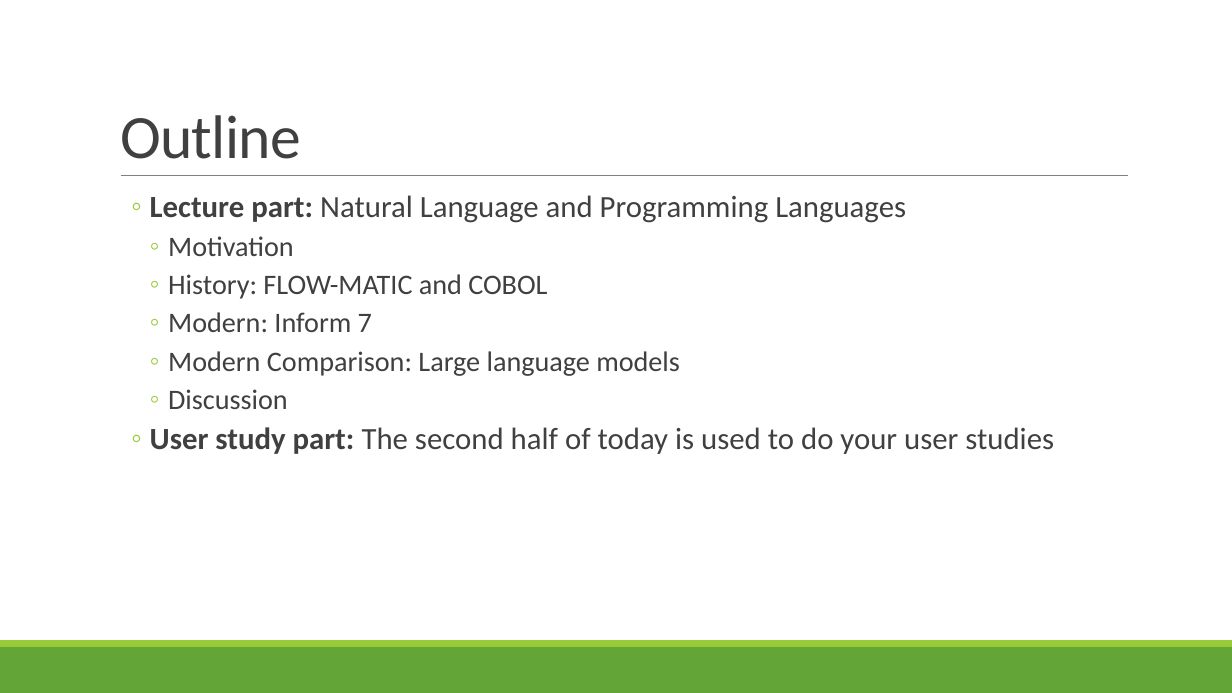
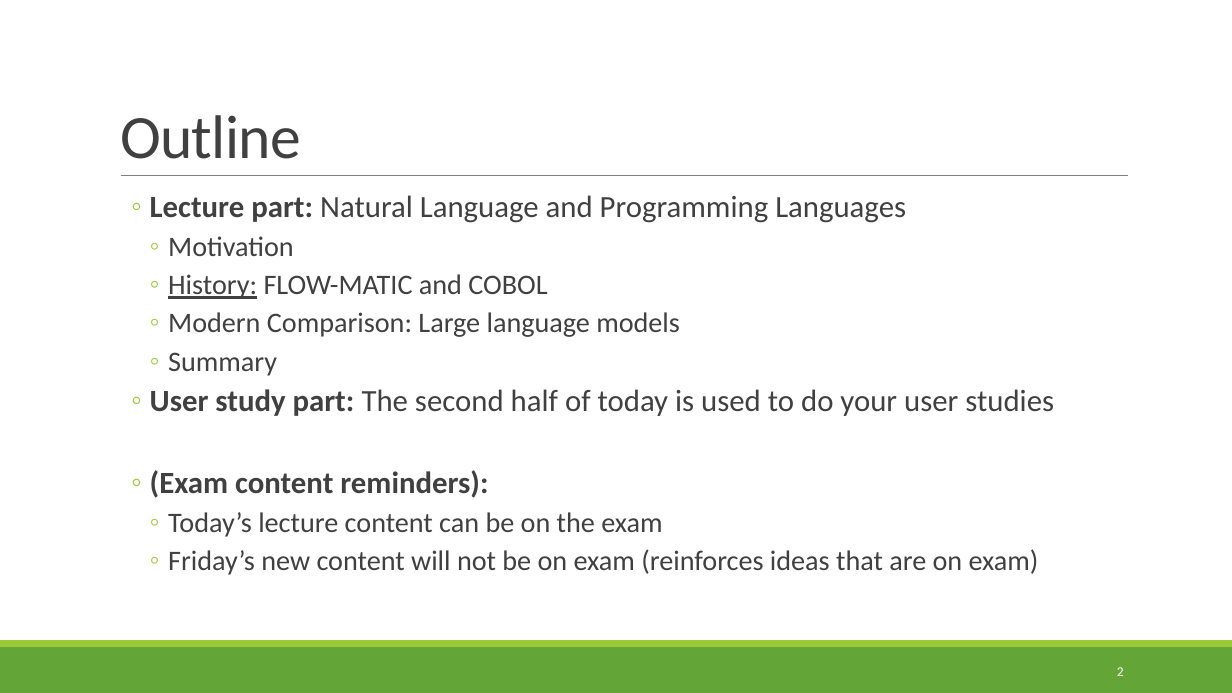
Before and after one commit to rbohrer/pl-course, a slide deck: slide 2 of LectureSlides/11NaturalLanguage.pptx. Drawn at 1232x693 pixels with LibreOffice and Linux fonts; fonts in the diff are those of the drawing. Boxes give left, top, right and bottom in pixels: in the first picture for what was removed or moved away, otherwise in the second. Text is boxed around its words. In the diff, an @@ line names an element or a change of style, - is before the commit and + after.

```diff
--- a/LectureSlides/11NaturalLanguage.pptx
+++ b/LectureSlides/11NaturalLanguage.pptx
@@ text at [168,274,547,299]: underline on in "History:" @@
@@ text at [168,312,372,332]: paragraph removed @@
-    ◦ Modern: Inform 7
@@ text at [168,352,277,376]: text changed @@
-    ◦ Discussion
+    ◦ Summary
@@ text at [150,470,1039,575]: paragraphs added @@
+  ◦ (Exam content reminders):
+    ◦ Today’s lecture content can be on the exam
+    ◦ Friday’s new content will not be on exam (reinforces ideas that are on exam)
@@ page number added at [1117,667,1124,676], 10.5 pt, text #FFFFFF @@
+2
```
Also in this commit, not shown: 23 other slides changed, 10 slides added.
